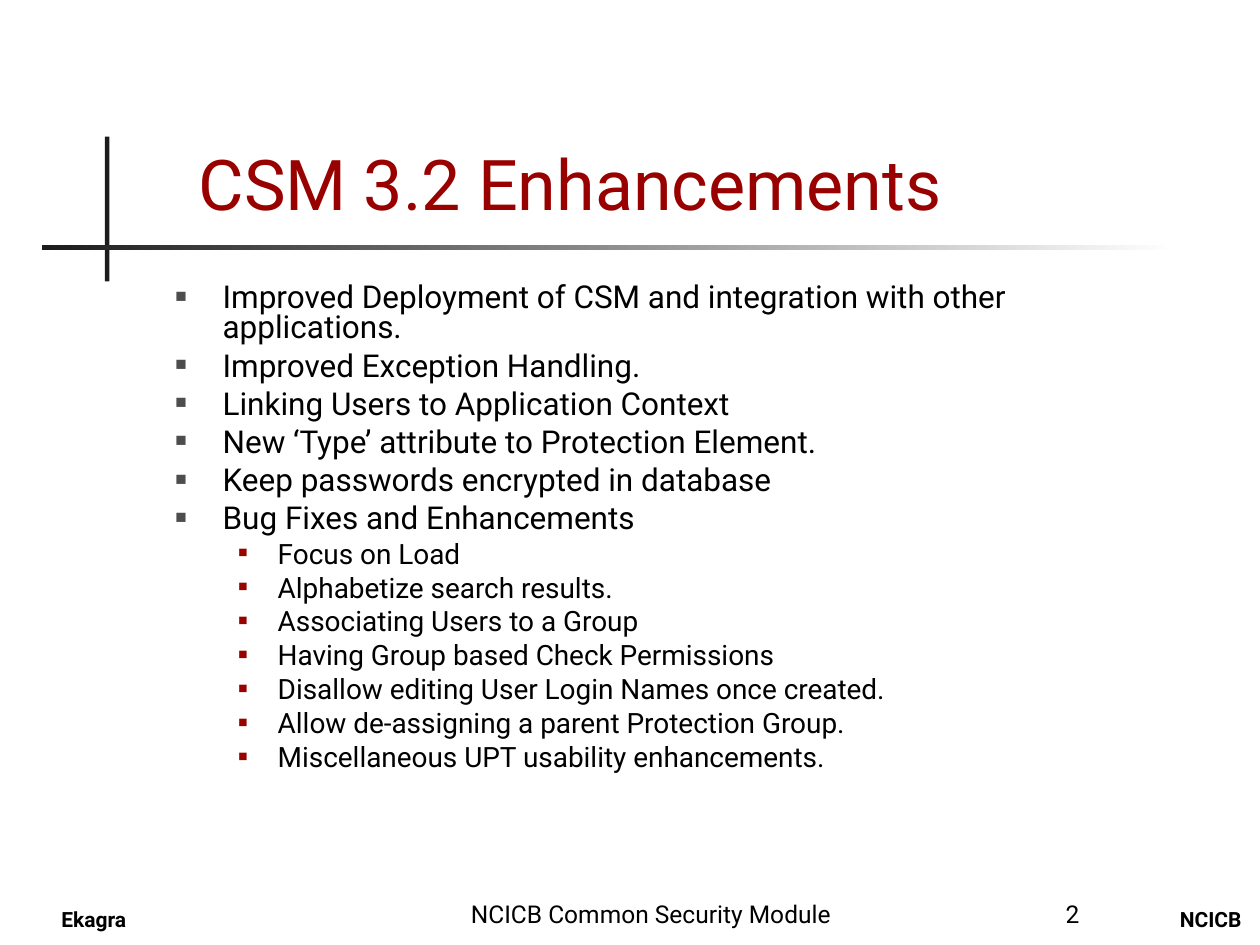
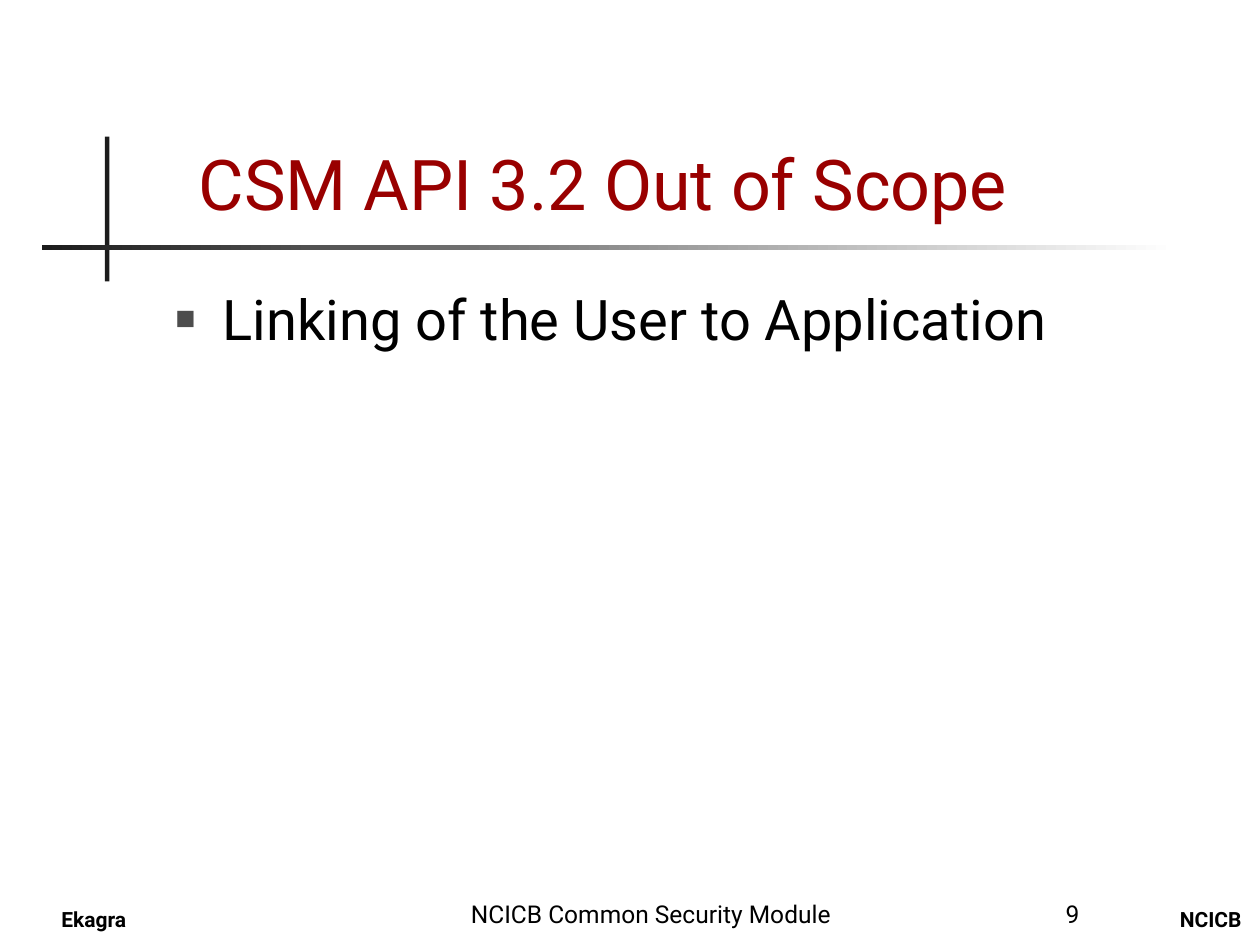
Before and after one commit to CBIIT/common-security-module-docs, a slide deck: slide 9 of Presentations/CSM_UPT_32_Presentation.ppt (slide 2 before the commit). Drawn at 1260x945 pixels with LibreOffice and Linux fonts; fonts in the diff are those of the drawing; background and template pictures are left out. Boxes give left, top, right and bottom in pixels: in the first picture for what was removed or moved away, otherwise in the second. Text is boxed around its words. In the diff, an @@ line names an element or a change of style, - is before the commit and + after.

```diff
--- a/Presentations/CSM_UPT_32_Presentation.ppt
+++ b/Presentations/CSM_UPT_32_Presentation.ppt
@@ title at (x1=199, y1=156, x2=1007, y2=225): text changed @@
-CSM 3.2 Enhancements
+CSM API 3.2 Out of Scope
@@ text removed at (x1=223, y1=284, x2=1006, y2=773) @@
-■ Improved Deployment of CSM and integration with other applications.
-■ Improved Exception Handling.
-■ Linking Users to Application Context
-■ New ‘Type’ attribute to Protection Element.
-■ Keep passwords encrypted in database
-■ Bug Fixes and Enhancements
-  ■ Focus on Load
-  ■ Alphabetize search results.
-  ■ Associating Users to a Group
-  ■ Having Group based Check Permissions
-  ■ Disallow editing User Login Names once created.
-  ■ Allow de-assigning a parent Protection Group.
-  ■ Miscellaneous UPT usability enhancements.
@@ text added at (x1=223, y1=297, x2=1046, y2=352), 32 pt, text #000000 @@
+■ Linking of the User to Application
@@ page number at (x1=1066, y1=905, x2=1080, y2=923): text changed @@
-2
+9
```
Also in this commit, not shown: 2 other slides changed, 5 slides added.
